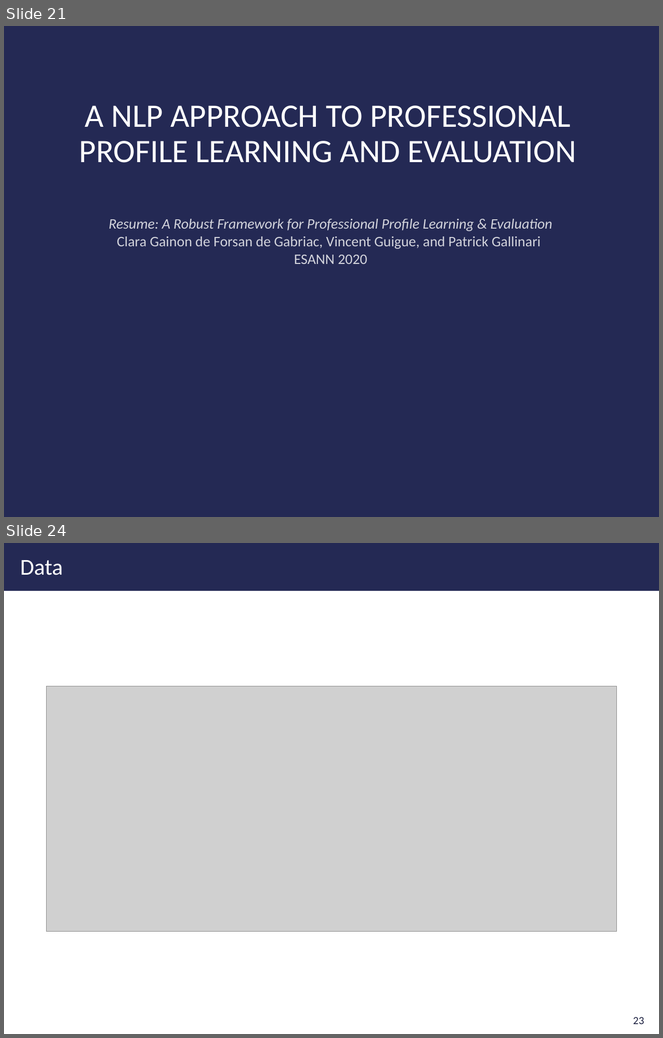
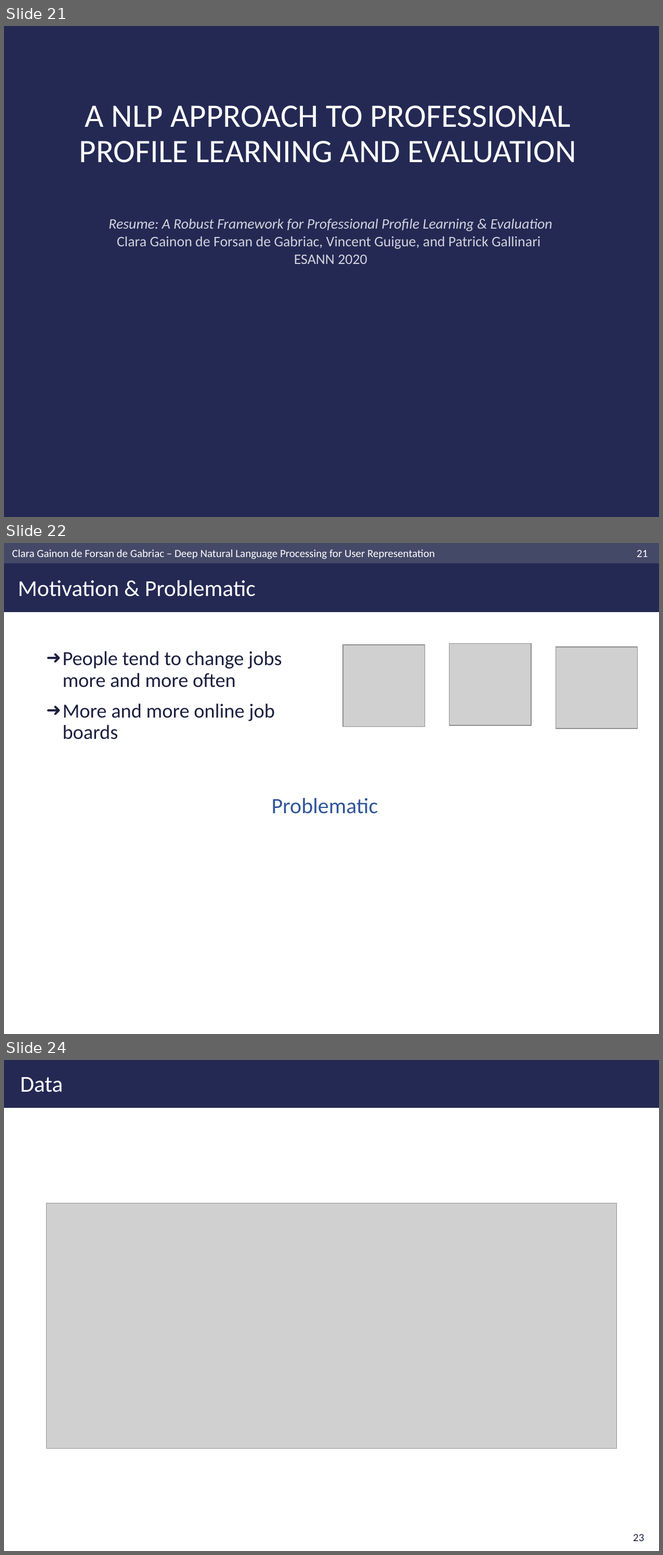
Before and after one commit to clara-gdef/defense, a slide deck: defense.pptx. Shown one above the other, each under a label of ours: slides 21 and 24 before the commit, slides 21, 22 and 24 after it; the slides between them are not shown. The pictures are 663x1038 and 663x1555 pixels, drawn with LibreOffice and Linux fonts; fonts in the diff are those of the drawing; grey boxes stand for pictures; background and template pictures are left out. Boxes give left, top, right and bottom in pixels: in the first picture for what was removed or moved away, otherwise in the second. Text is boxed around its words. In the diff, an @@ line names an element or a change of style, - is before the commit and + after.

Commit message:
wip

```diff
--- a/defense.pptx
+++ b/defense.pptx
@@ slide 22 added at (4, 543, 659, 1034), background #FFFFFF @@
@@ rectangle added at (4, 543, 659, 612), fill #242954 @@
@@ rectangle added at (4, 543, 659, 563), fill #454968 @@
@@ text added at (12, 549, 435, 559), 12 pt, text #FFFFFF @@
+Clara Gainon de Forsan de Gabriac – Deep Natural Language Processing for User Representation
@@ page number added at (637, 550, 648, 557), 12 pt, text #FFFFFF @@
+21
@@ title added at (18, 580, 256, 597), 25 pt, text #FFFFFF @@
+Motivation & Problematic
@@ text added at (63, 651, 282, 740), 22 pt, text #1B1F3F @@
+➜ People tend to change jobs more and more often
+➜ More and more online job boards
@@ picture added at (343, 645, 425, 727) @@
@@ picture added at (450, 644, 531, 726) @@
@@ picture added at (556, 647, 637, 729) @@
@@ text added at (272, 798, 378, 814), 24 pt, text #2F5597 @@
+Problematic
```
Also in this commit, not shown: 1 slide changed, 1 slide removed.
